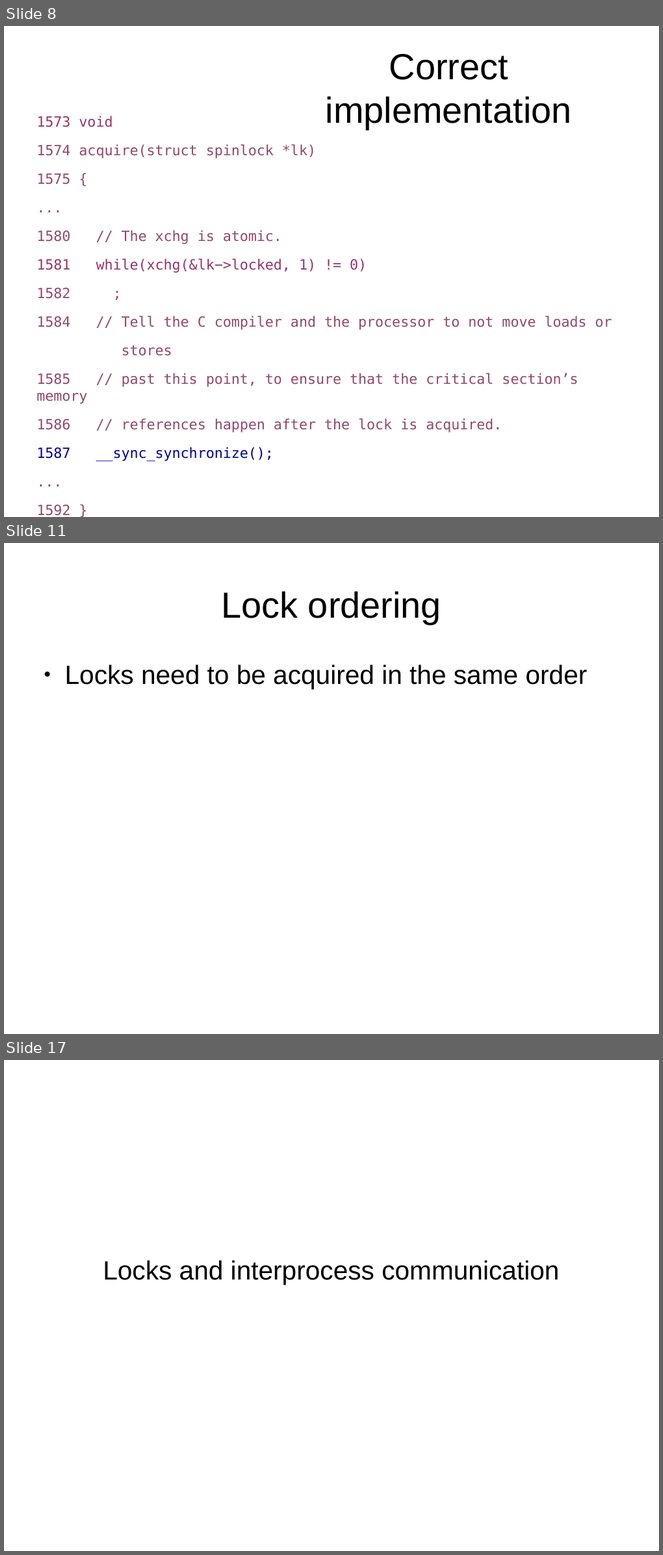
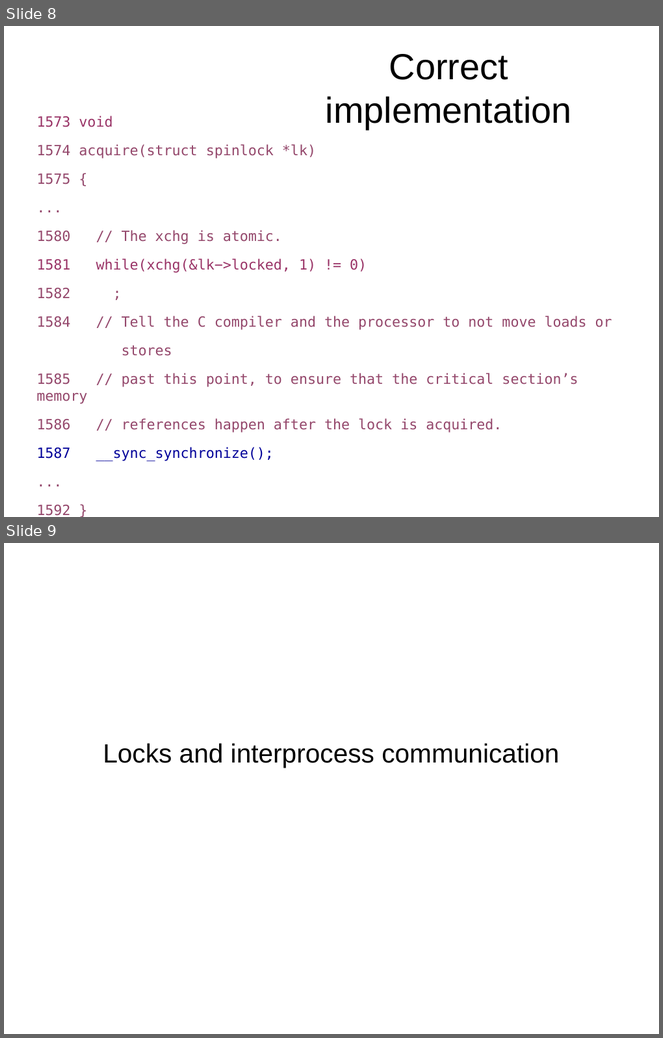
Before and after one commit to antonburtsev/cs5460, a slide deck: lectures/lecture16-locking-part2/lecture16-locking-part2.odp. Shown one above the other, each under a label of ours: slides 8, 11 and 17 before the commit, slides 8 and 9 after it; the slides between them are not shown. The pictures are 663x1555 and 663x1038 pixels, drawn with LibreOffice and Linux fonts; fonts in the diff are those of the drawing. Boxes give left, top, right and bottom in pixels: in the first picture for what was removed or moved away, otherwise in the second. Text is boxed around its words. In the diff, an @@ line names an element or a change of style, - is before the commit and + after.

```diff
--- a/lectures/lecture16-locking-part2/lecture16-locking-part2.odp
+++ b/lectures/lecture16-locking-part2/lecture16-locking-part2.odp
@@ slide 11 removed at bbox=[4, 543, 659, 1034], background #FFFFFF @@
@@ title removed at bbox=[221, 591, 441, 624] @@
-Lock ordering
@@ text removed at bbox=[65, 665, 588, 689] @@
-● Locks need to be acquired in the same order
@@ what was slide 17 is now slide 9 @@
```
Also in this commit, not shown: 7 other slides removed, 3 other files.
